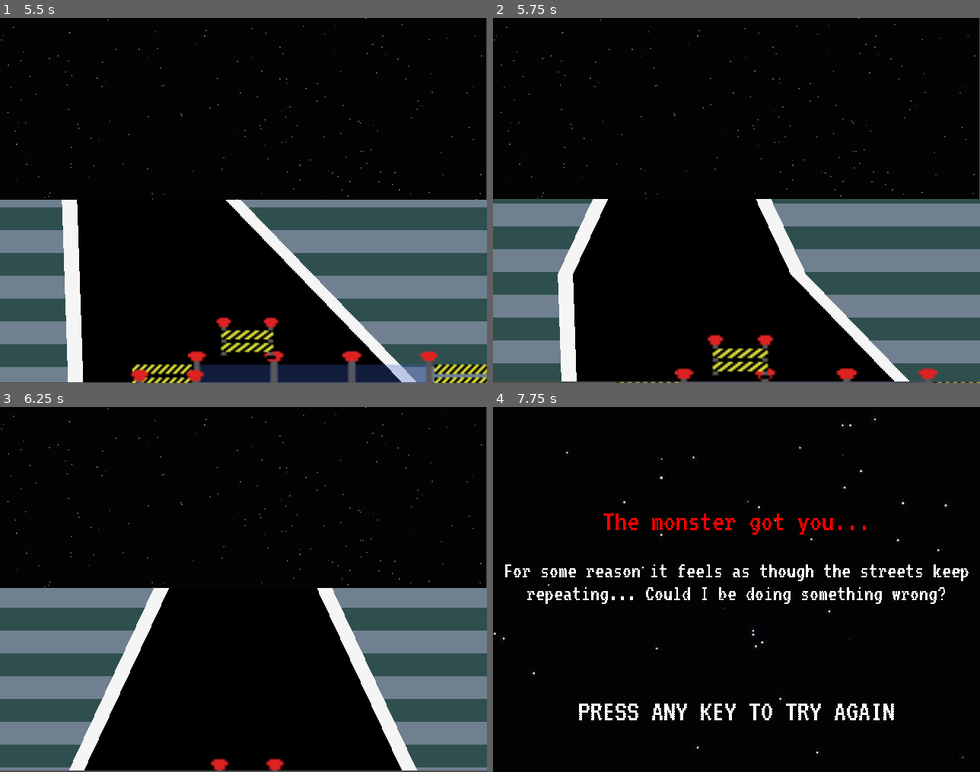
Above: before the commit, frames 1-4 (two rows, left to right).
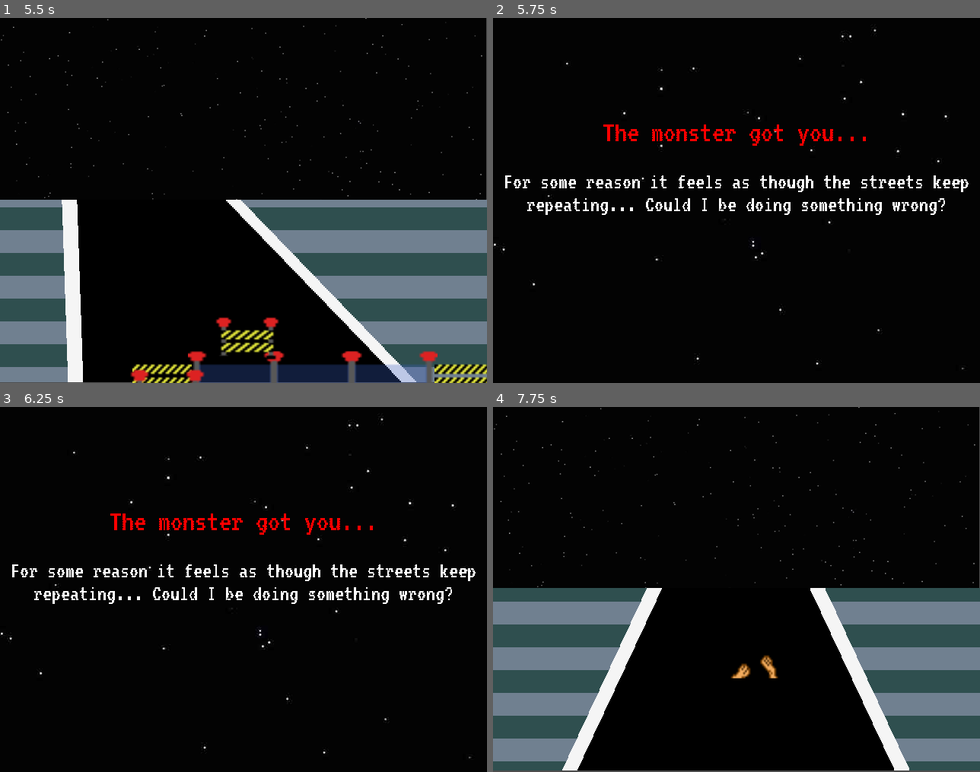
Above: after the commit, the same moments.

Repository: Jahavsuna/gamejam25
Game: Godot game, scene res://scenes/level_1.tscn
Same seed, same stepped clock (60 frames per second), same inputs: the game is played once before the commit and once after it.
Inputs:
- Up to frame 1 (5.5 s): tap Enter at 0.5 s; hold Up (ui_up) 0.53-2.03 s; hold Left (ui_left) 2.03-3.53 s; hold Down (ui_down) 3.53-4.28 s; hold Right (ui_right) 4.28-5.03 s; hold Up (ui_up) from 5.03 s (still down)
- Up to frame 2 (5.75 s): keep holding Up (ui_up)
- Up to frame 3 (6.25 s): release Up (ui_up) at 5.78 s; hold Right (ui_right) from 5.78 s (still down)
- Up to frame 4 (7.75 s): keep holding Right (ui_right); tap Enter at 7.25 s

Frame 1 is identical in both runs. In frame 2, 30% of the frame differs, in the area x 0-100%, y 0-100%; in frame 3, 29%; in frame 4, 30%.

Commit message:
Patch to make losing from going off-screen happen faster

Diff:
--- a/scenes/game_manager.gd
+++ b/scenes/game_manager.gd
@@ -29,7 +29,7 @@
 
 	# The player also loses if they are dragged off-screen
 	var player_position = GameGlobals.get_player_screen_position()
-	if player_position.y > GameGlobals.screen_height:
+	if player_position.y > GameGlobals.screen_height - 120: # TODO offset by player size somehow
 		state = GameState.DEFEAT
 		print("Player dragged off-screen! state=" + str(state))
 		_apply_defeat()
